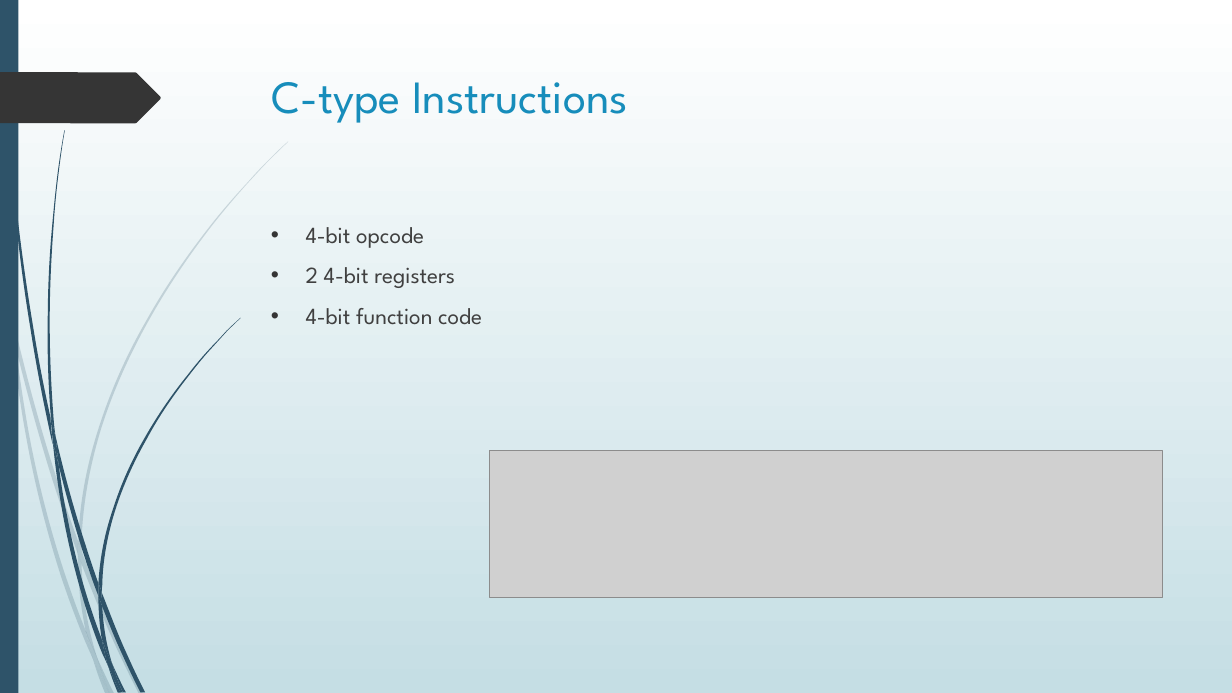
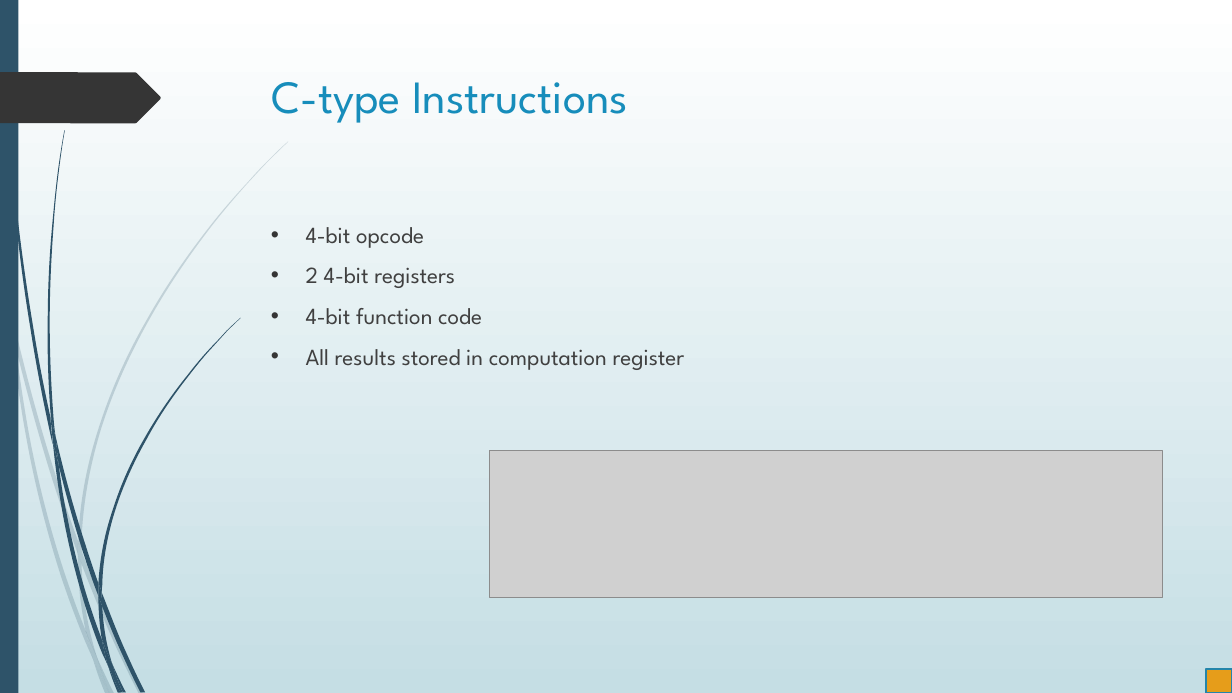
Before and after one commit to merreltc/16-Bit-Processor, a slide deck: slide 3 of FinalReport/FinalPresentation-Working.pptx. Drawn at 1232x693 pixels with LibreOffice and Linux fonts; fonts in the diff are those of the drawing; grey boxes stand for pictures. Boxes give left, top, right and bottom in pixels: in the first picture for what was removed or moved away, otherwise in the second. Text is boxed around its words. In the diff, an @@ line names an element or a change of style, - is before the commit and + after.

```diff
--- a/FinalReport/FinalPresentation-Working.pptx
+++ b/FinalReport/FinalPresentation-Working.pptx
@@ text at (x1=306, y1=349, x2=685, y2=370): paragraph added @@
+• All results stored in computation register
@@ rectangle added at (x1=1206, y1=669, x2=1232, y2=693), fill #E69D1A, outline #2485AA 1.25 pt @@
```
Also in this commit, not shown: 4 other slides changed, 6 slides added.
